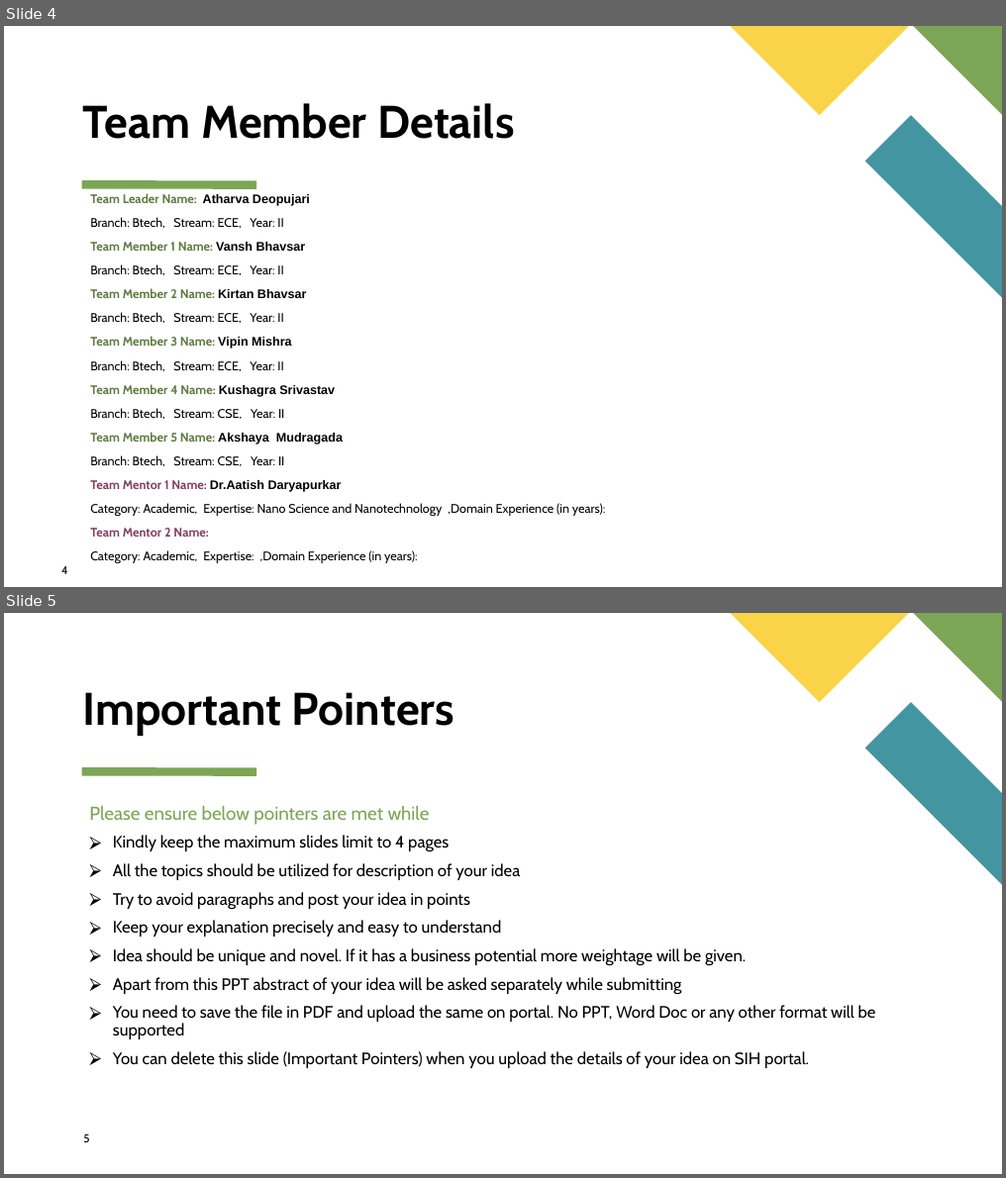
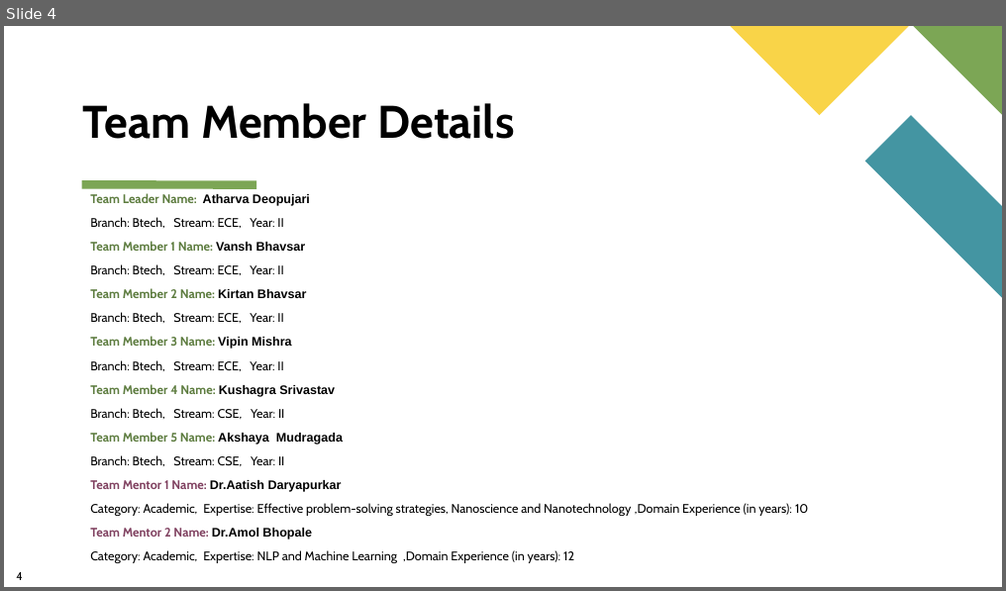
Before and after one commit to atharvadeopujari/DevRishi, a slide deck: DevRishi-SIH2023-College.pptx. Shown one above the other, each under a label of ours: slides 4 and 5 before the commit, slide 4 after it. The pictures are 1006x1178 and 1006x591 pixels, drawn with LibreOffice and Linux fonts; fonts in the diff are those of the drawing. Boxes give left, top, right and bottom in pixels: in the first picture for what was removed or moved away, otherwise in the second. Text is boxed around its words. In the diff, an @@ line names an element or a change of style, - is before the commit and + after.

```diff
--- a/DevRishi-SIH2023-College.pptx
+++ b/DevRishi-SIH2023-College.pptx
@@ slide 5 removed at (4, 613, 1002, 1174), background #FFFFFF; not listed: 4 template elements that a slide beside it also shows @@
@@ title removed at (83, 692, 454, 736) @@
-Important Pointers
@@ text removed at (89, 806, 430, 825) @@
-Please ensure below pointers are met while
@@ text removed at (113, 835, 876, 1068) @@
-⮚ Kindly keep the maximum slides limit to 4 pages
-⮚ All the topics should be utilized for description of your idea
-⮚ Try to avoid paragraphs and post your idea in points
-⮚ Keep your explanation precisely and easy to understand
-⮚ Idea should be unique and novel. If it has a business potential more weightage will be given.
-⮚ Apart from this PPT abstract of your idea will be asked separately while submitting
-⮚ You need to save the file in PDF and upload the same on portal. No PPT, Word Doc or any other format will be supported
-⮚ You can delete this slide (Important Pointers) when you upload the details of your idea on SIH portal.
@@ page number removed at (83, 1135, 89, 1143) @@
-5
@@ slide 4 changed as well @@
@@ text at (90, 503, 808, 564): text changed @@
-Category: Academic, Expertise: Nano Science and Nanotechnology ,Domain Experience (in years):
-Team Mentor 2 Name:
-Category: Academic, Expertise: ,Domain Experience (in years):
+Category: Academic, Expertise: Effective problem-solving strategies, Nanoscience and Nanotechnology ,Domain Experience (in years): 10
+Team Mentor 2 Name: Dr.Amol Bhopale
+Category: Academic, Expertise: NLP and Machine Learning ,Domain Experience (in years): 12
@@ page number: place and size @@
-page number at (61, 567, 67, 574)
+page number at (16, 572, 22, 580)
```
Also in this commit, not shown: 3 other slides changed, 1 other file.
